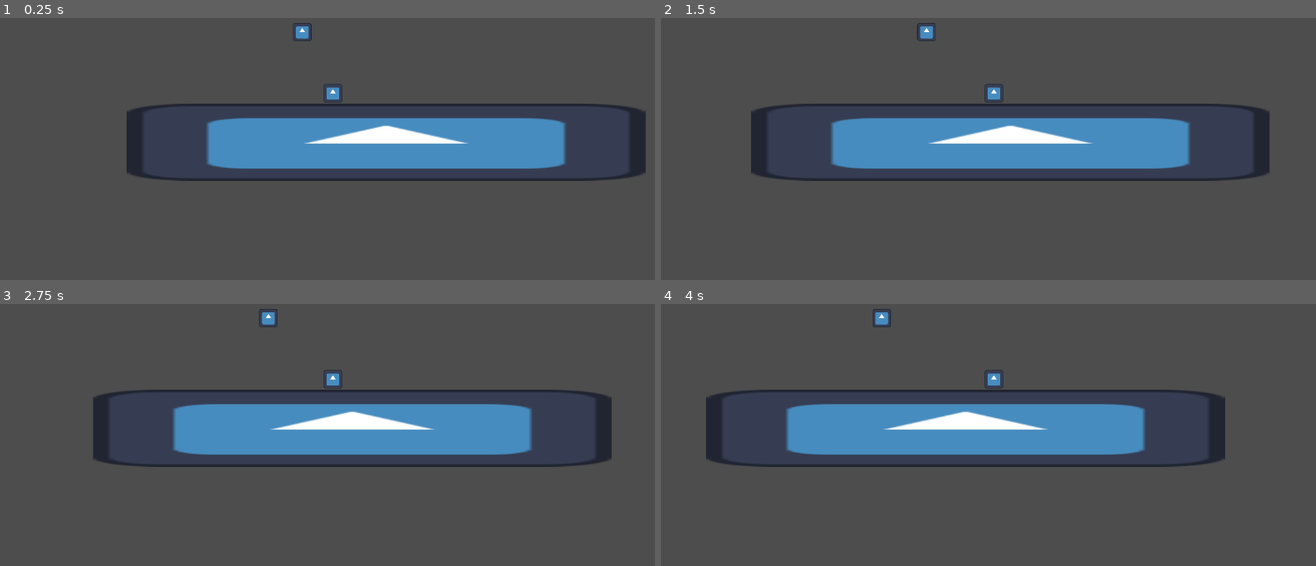
Above: before the commit, frames 1-4 (two rows, left to right).
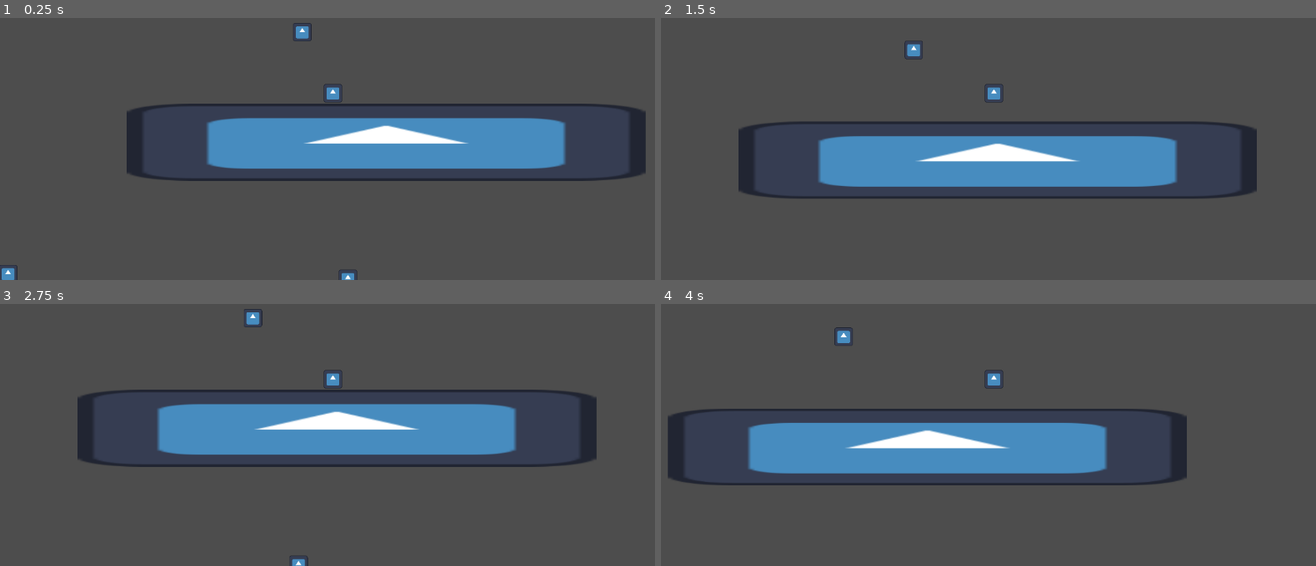
Above: after the commit, the same moments.

Repository: Spunboing/2025GMTK_loop
Game: Godot game, scene res://scenes&scripts/grapple_test.tscn
The game is run twice, just before and just after one commit, with the same random seed, the same clock (stepped at 60 frames per second) and the same inputs. The engine's default icon, where the game draws it, is replaced by a stand-in: a white triangle on a blue panel in a dark square.
Inputs (mouse positions are in pixels of both pictures, inside the frame that each line leads up to):
- Up to frame 1 (0.25 s): no input
- Up to frame 2 (1.5 s): tap Enter (ui_accept) at 0.5, 0.77 s; move the mouse to (1139, 75) at 0.52 s; hold D (right) from 0.53 s (still down); click (1139, 75) at 0.6 s; move the mouse to (857, 112) at 1.27 s; click (857, 112) at 1.35 s
- Up to frame 3 (2.75 s): tap Enter (ui_accept) at 1.52 s; move the mouse to (outside the picture) at 2.02 s; release D (right) at 2.03 s; hold A (left) from 2.03 s (still down); click (outside the picture) at 2.1 s
- Up to frame 4 (4 s): move the mouse to (962, 453) at 2.77 s; release A (left) at 2.78 s; hold D (right) from 2.78 s (still down); click (962, 453) at 2.85 s; tap Enter (ui_accept) at 3.02, 3.77 s; move the mouse to (1191, 435) at 3.52 s; click (1191, 435) at 3.6 s

The runs differ from the first frame. In frame 1, 0.2% of the frame differs, in the area x 0-55%, y 94-100%; in frame 2, 14%; in frame 3, 4.3%; in frame 4, 16%, in the area x 1-87%, y 1-70%.

Commit message:
changed some grapple math, changed grapple raycast to be direct to mouse instead of checking each raycast

Diff:
--- a/scenes&scripts/grapple_test.tscn
+++ b/scenes&scripts/grapple_test.tscn
@@ -13,6 +13,13 @@
 
 [node name="CharacterBody2D" parent="." instance=ExtResource("1_plvj6")]
 position = Vector2(-1, 36)
+GRAPPLE_ACCEL_MULT = 0.3
+ROPE_STIFFNESS = 1.3
+ROPE_DAMPING = 0.6
+FORCE_MULT = 10.0
+ACCEL = 6000.0
+ACCEL_AIR = 1000.0
+SLOWDOWN_ACCEL_GROUND = 7000.0
 
 [node name="world" type="StaticBody2D" parent="."]
 position = Vector2(0, -193)
@@ -26,11 +33,82 @@
 position = Vector2(329.5, 539)
 shape = SubResource("RectangleShape2D_ppurd")
 
-[node name="Icon2" type="Sprite2D" parent="world"]
-position = Vector2(-213, -228)
-texture = ExtResource("2_ppurd")
-
 [node name="CollisionShape2D2" type="CollisionShape2D" parent="world"]
 position = Vector2(-211, -228)
 scale = Vector2(2.48, 2.48)
 shape = SubResource("RectangleShape2D_pbtko")
+
+[node name="Icon2" type="Sprite2D" parent="world/CollisionShape2D2"]
+position = Vector2(-0.80645, 0)
+scale = Vector2(0.403226, 0.403226)
+texture = ExtResource("2_ppurd")
+
+[node name="CollisionShape2D3" type="CollisionShape2D" parent="world"]
+position = Vector2(-2247, 1451)
+scale = Vector2(2.48, 2.48)
+shape = SubResource("RectangleShape2D_pbtko")
+
+[node name="Icon2" type="Sprite2D" parent="world/CollisionShape2D3"]
+position = Vector2(-0.80645, 0)
+scale = Vector2(0.403226, 0.403226)
+texture = ExtResource("2_ppurd")
+
+[node name="CollisionShape2D4" type="CollisionShape2D" parent="world"]
+position = Vector2(-1376, 1594)
+scale = Vector2(2.48, 2.48)
+shape = SubResource("RectangleShape2D_pbtko")
+
+[node name="Icon2" type="Sprite2D" parent="world/CollisionShape2D4"]
+position = Vector2(-0.80645, 0)
+scale = Vector2(0.403226, 0.403226)
+texture = ExtResource("2_ppurd")
+
+[node name="CollisionShape2D5" type="CollisionShape2D" parent="world"]
+position = Vector2(-1008, 1767)
+scale = Vector2(2.48, 2.48)
+shape = SubResource("RectangleShape2D_pbtko")
+
+[node name="Icon2" type="Sprite2D" parent="world/CollisionShape2D5"]
+position = Vector2(-0.80645, 0)
+scale = Vector2(0.403226, 0.403226)
+texture = ExtResource("2_ppurd")
+
+[node name="CollisionShape2D6" type="CollisionShape2D" parent="world"]
+position = Vector2(-458, 1736)
+scale = Vector2(2.48, 2.48)
+shape = SubResource("RectangleShape2D_pbtko")
+
+[node name="Icon2" type="Sprite2D" parent="world/CollisionShape2D6"]
+position = Vector2(-0.80645, 0)
+scale = Vector2(0.403226, 0.403226)
+texture = ExtResource("2_ppurd")
+
+[node name="CollisionShape2D7" type="CollisionShape2D" parent="world"]
+position = Vector2(105, 1485)
+scale = Vector2(2.48, 2.48)
+shape = SubResource("RectangleShape2D_pbtko")
+
+[node name="Icon2" type="Sprite2D" parent="world/CollisionShape2D7"]
+position = Vector2(-0.80645, 0)
+scale = Vector2(0.403226, 0.403226)
+texture = ExtResource("2_ppurd")
+
+[node name="CollisionShape2D8" type="CollisionShape2D" parent="world"]
+position = Vector2(533, 1938)
+scale = Vector2(2.48, 2.48)
+shape = SubResource("RectangleShape2D_pbtko")
+
+[node name="Icon2" type="Sprite2D" parent="world/CollisionShape2D8"]
+position = Vector2(-0.80645, 0)
+scale = Vector2(0.403226, 0.403226)
+texture = ExtResource("2_ppurd")
+
+[node name="CollisionShape2D9" type="CollisionShape2D" parent="world"]
+position = Vector2(-2458, 2727)
+scale = Vector2(2.48, 2.48)
+shape = SubResource("RectangleShape2D_pbtko")
+
+[node name="Icon2" type="Sprite2D" parent="world/CollisionShape2D9"]
+position = Vector2(-0.80645, 0)
+scale = Vector2(0.403226, 0.403226)
+texture = ExtResource("2_ppurd")
--- a/scenes&scripts/player.gd
+++ b/scenes&scripts/player.gd
@@ -2,16 +2,25 @@
 
 @onready var raycast: Node = $Raycast
 
-const SPEED = 300.0
-const JUMP_VELOCITY = -400.0
+const SPEED = 500.0
+const JUMP_VELOCITY = -600.0
 
 var hook_pos = Vector2()
 var hooked = false
-var rope_length = 500
+var ROPE_LENGTH = 1000
 var current_rope_length
 
+@export var GRAPPLE_ACCEL_MULT: float = 1
+@export var ROPE_STIFFNESS: float = 0.7
+@export var ROPE_DAMPING: float = 1
+@export var FORCE_MULT: float = 600
+
+@export var ACCEL: float = 50 #how much the player can accelerate horizontally by
+@export var ACCEL_AIR: float = 2000
+@export var SLOWDOWN_ACCEL_GROUND: float = 40 #how quickly the game slows down the player when they are over max speed
+
 func _ready() -> void:
-	current_rope_length = rope_length
+	current_rope_length = ROPE_LENGTH
 
 func _physics_process(delta: float) -> void:
 	# Add the gravity.
@@ -26,37 +35,48 @@
 	# As good practice, you should replace UI actions with custom gameplay actions.
 	var direction := Input.get_axis("left", "right")
 	if direction:
-		velocity.x = direction * SPEED
-	else:
-		velocity.x = move_toward(velocity.x, 0, SPEED)
+		if is_on_floor():
+			if abs(velocity.x) < SPEED:
+				velocity.x += direction * ACCEL * delta
+		else:
+			print("in air")
+			velocity.x += direction * ACCEL_AIR * delta
+
+	elif is_on_floor():
+		velocity.x = move_toward(velocity.x, 0, SLOWDOWN_ACCEL_GROUND * delta)
+	if abs(velocity.x) > SPEED and not hooked:
+		velocity.x = move_toward(velocity.x, ((velocity.x)/abs(velocity.x) * 0.9) * SPEED, SLOWDOWN_ACCEL_GROUND * delta)
+
 	hook()
 	queue_redraw()
 	#update()
 	if hooked:
 		swing(delta)
-		velocity *= .975 #Swing speed
+		#velocity *= .975 #Swing speed
 	move_and_slide()
 
 func _draw():
 	var pos = global_position
-	print(hooked)
+	#print(hooked)
 	if hooked:
-		print(position)
-		print(to_local(hook_pos))
+		#print(position)
+		#print(to_local(hook_pos))
 		draw_line(Vector2.ZERO, to_local(hook_pos), Color(0.35, 0.7, 0.9), 3, true) #cyan
 	else:
 		return
 
 		var colliding = $Raycast.is_colliding()
 		var collide_point = $Raycast.get_collision_point()
-		if colliding and pos.distance_to(collide_point) < rope_length:
+		if colliding and pos.distance_to(collide_point) < ROPE_LENGTH:
 			draw_line(Vector2.ZERO, to_local(collide_point), Color(1, 1, 1, 0.25), 3, true) #white
 
 func hook():
-	$Raycast.look_at(-get_global_mouse_position())
+	#$Raycast.look_at(-get_global_mouse_position())
+
+
 	if Input.is_action_just_pressed("left_click"):
 		hook_pos = get_hook_pos()
-		print(hook_pos)
+		#print(hook_pos)
 		if hook_pos:
 			hooked = true
 			current_rope_length = global_position.distance_to(hook_pos)
@@ -64,11 +84,25 @@
 		hooked = false
 
 func get_hook_pos():
+	var state = get_world_2d().direct_space_state
+	var query = PhysicsRayQueryParameters2D.create(global_position, get_global_mouse_position())
+	query.exclude = [self]
+
+	var result = state.intersect_ray(query)
+
+	if result:
+		if (result.position - global_position).length() < ROPE_LENGTH:
+			return result.position
+
+	#old code
+	"""
 	for ray in $Raycast.get_children():
 		if ray.is_colliding():
 			return ray.get_collision_point()
-
+	"""
 func swing(delta):
+	#old code
+	"""
 	var rad =  global_position - hook_pos
 	if velocity.length() < 0.01 or rad.length() < 10:
 		return
@@ -80,3 +114,21 @@
 		global_position = hook_pos + rad.normalized() * current_rope_length
 
 	velocity +=  (hook_pos - global_position).normalized() * 15000 * delta
+	"""
+	var force = Vector2.ZERO
+	var toHook = hook_pos - global_position
+
+	#apply acceleration force NOT IN USE
+	#force += toHook * GRAPPLE_ACCEL_MULT
+
+	#apply of rope pulling on player, slightly elastic
+
+	if toHook.length() > ROPE_LENGTH:
+		var grappleForce = toHook.normalized() * (toHook.length() - ROPE_LENGTH) * ROPE_STIFFNESS
+		force += grappleForce
+
+		var velAlongRope = velocity.dot(toHook.normalized())
+		var dampForce = -toHook.normalized() * velAlongRope * ROPE_DAMPING
+		force += dampForce
+
+	velocity += force * delta * FORCE_MULT
